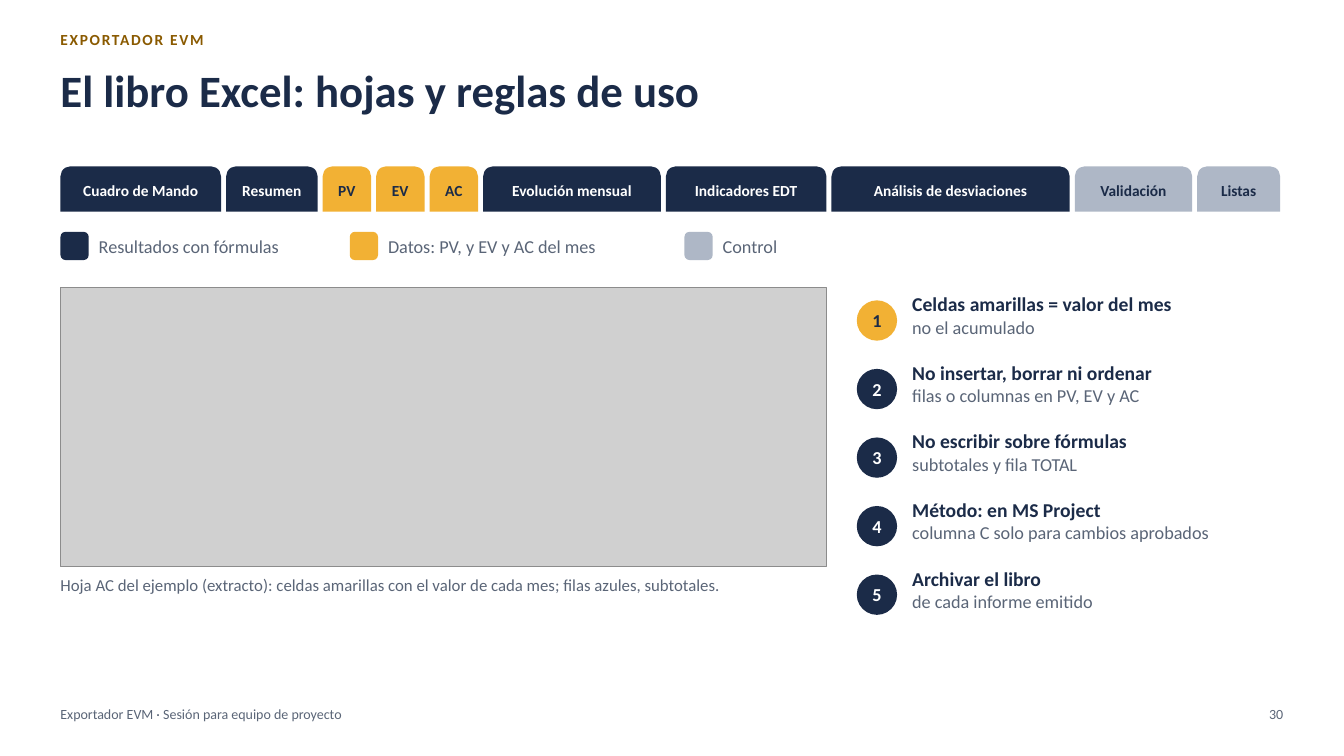
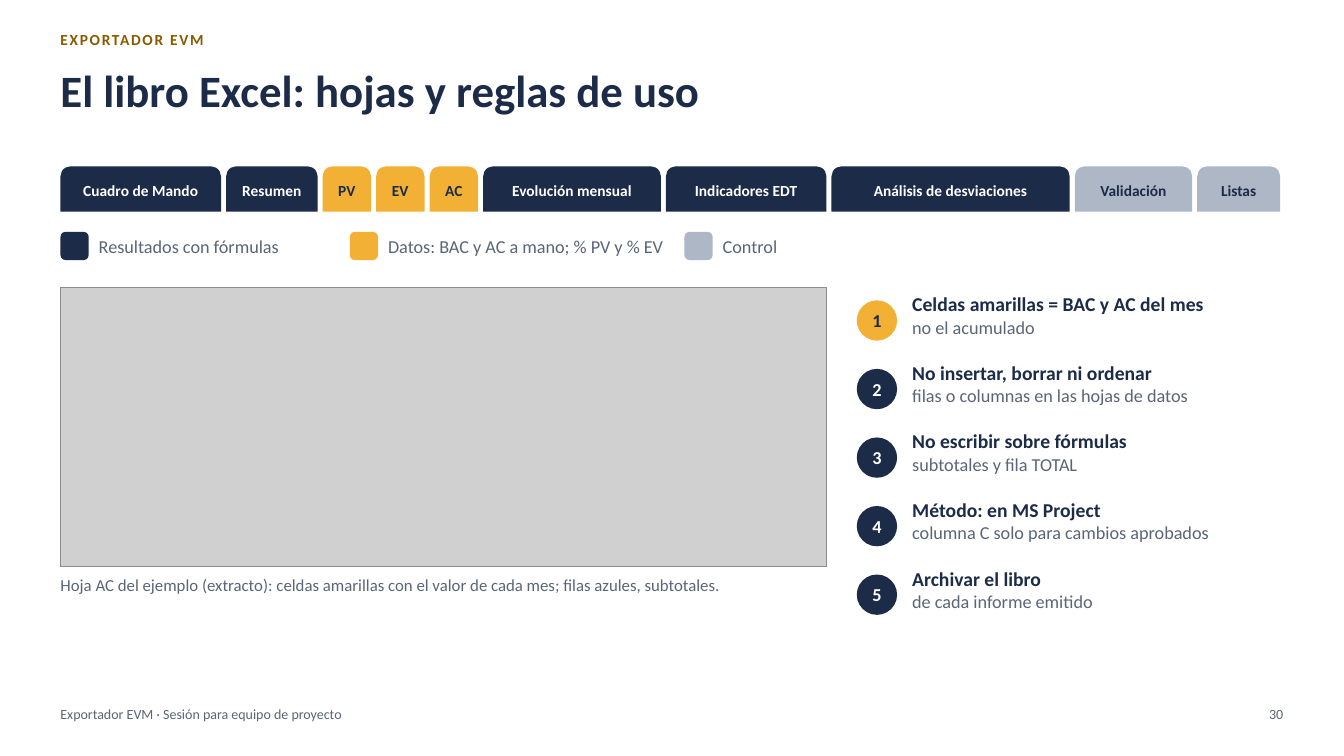
Before and after one commit to MarceloSalazar/evm-automation, a slide deck: slide 30 of docs/presentacion-jefes-de-proyecto.pptx. Drawn at 1344x756 pixels with LibreOffice and Linux fonts; fonts in the diff are those of the drawing; grey boxes stand for pictures. Boxes give left, top, right and bottom in pixels: in the first picture for what was removed or moved away, otherwise in the second. Text is boxed around its words. In the diff, an @@ line names an element or a change of style, - is before the commit and + after.

Commit message:
Documentación, capturas y presentación del modo porcentaje (versión 2.0.0)
- docs/modo-porcentaje.md: modo por defecto, pesos de tareas e hitos, multi-empresa, hojas, cierre
  mensual, cambios de BAC y diferencias con el modo costo.
- README, tutorial, configuración, multi-empresa, preparación en MS Project, métodos, libro Excel,
  comandos, validaciones, proceso de reporte, varios archivos, glosario y desarrollo actualizados;
  los documentos del modo costo indican que se aplican a ese modo.
- Capturas del libro regeneradas en el modo porcentaje (nuevas: % PV, % EV, % PV-EmpresaA).
- Presentación: presupuesto en el libro, curva por duración e hitos, cifras del ejemplo y capturas
  nuevas; portada con la versión 2.0.0 y PDF.
- Versión 2.0.0 y su entrada en CHANGELOG.md.

```diff
--- a/docs/presentacion-jefes-de-proyecto.pptx
+++ b/docs/presentacion-jefes-de-proyecto.pptx
@@ text at bbox=[388, 241, 663, 256]: text changed @@
-Datos: PV, y EV y AC del mes
+Datos: BAC y AC a mano; % PV y % EV
@@ text at bbox=[912, 297, 1204, 314]: text changed @@
-Celdas amarillas = valor del mes
+Celdas amarillas = BAC y AC del mes
@@ text at bbox=[912, 389, 1188, 405]: text changed @@
-filas o columnas en PV, EV y AC
+filas o columnas en las hojas de datos
```
Also in this commit, not shown: 25 other slides changed, 49 other files.
